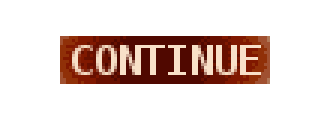
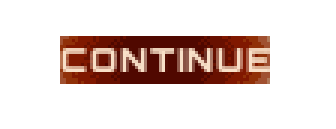
Two versions of the same layered image (336×129). Layer-by-layer changes:
added layer "CONTINUE #2" above "CONTINUE #1" over (x1=60, y1=48, x2=270, y2=72)
hid "CONTINUE" over (x1=72, y1=45, x2=261, y2=75)
